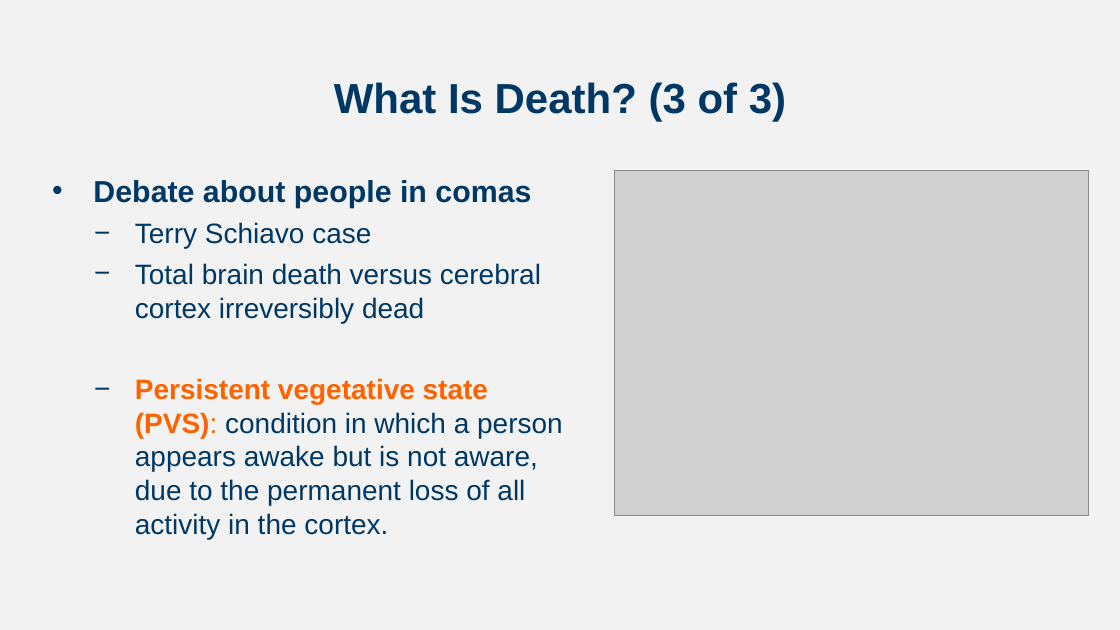
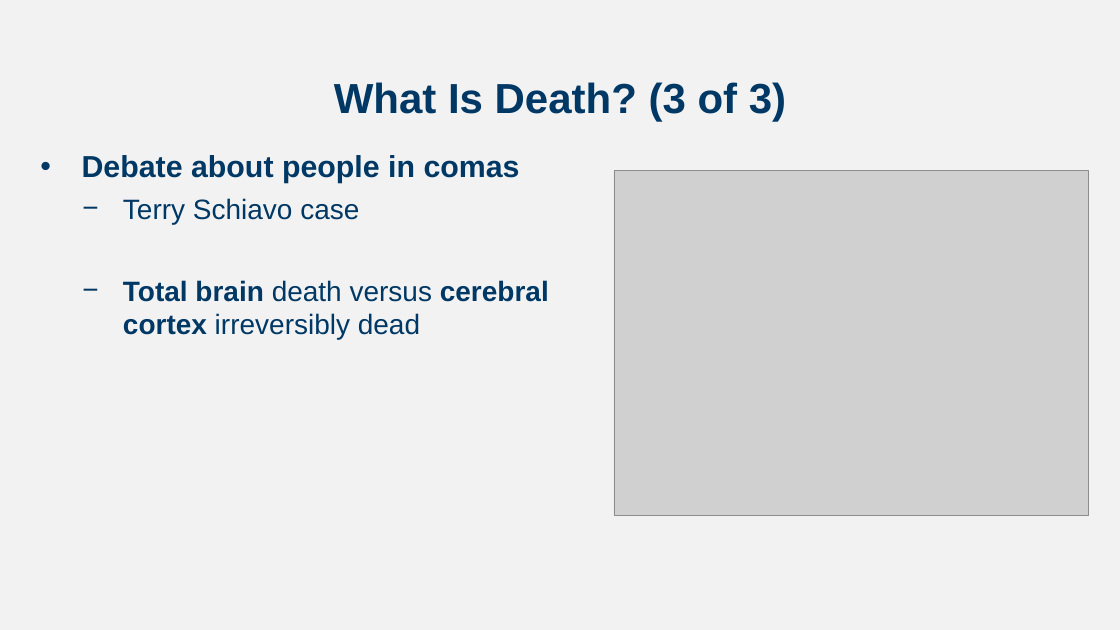
Before and after one commit to npm27/Teaching-Materials, a slide deck: slide 4 of Developmental Spring 24/Slides/Chapter 16.pptx. Drawn at 1120x630 pixels with LibreOffice and Linux fonts; fonts in the diff are those of the drawing; grey boxes stand for pictures. Boxes give left, top, right and bottom in pixels: in the first picture for what was removed or moved away, otherwise in the second. Text is boxed around its words. In the diff, an @@ line names an element or a change of style, - is before the commit and + after.

```diff
--- a/Developmental Spring 24/Slides/Chapter 16.pptx
+++ b/Developmental Spring 24/Slides/Chapter 16.pptx
@@ text "Debate about people in comas" moved from (x1=93, y1=180, x2=563, y2=539) to (x1=82, y1=155, x2=549, y2=339) @@
@@ text at (x1=123, y1=280, x2=549, y2=339): bold on in "Total brain cerebral cortex" @@
@@ text at (x1=135, y1=378, x2=563, y2=539): paragraph removed @@
-  − Persistent vegetative state (PVS): condition in which a person appears awake but is not aware, due to the permanent loss of all activity in the cortex.
```
Also in this commit, not shown: 10 other slides changed, 8 slides added, 6 slides removed, 16 other files.
